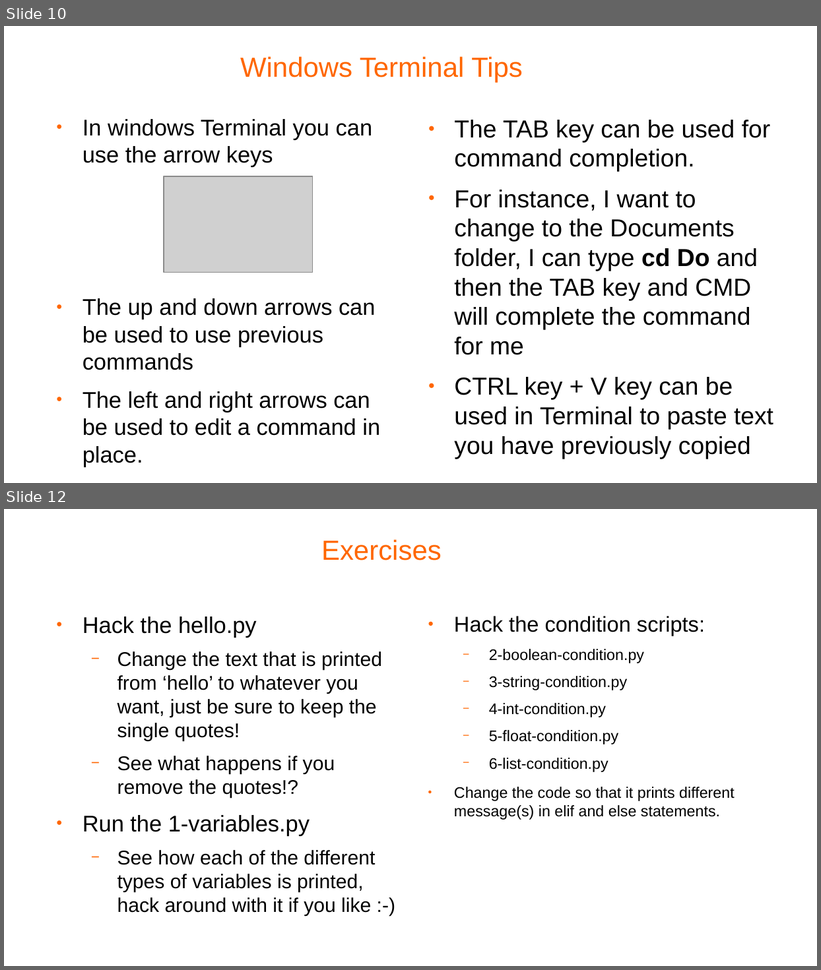
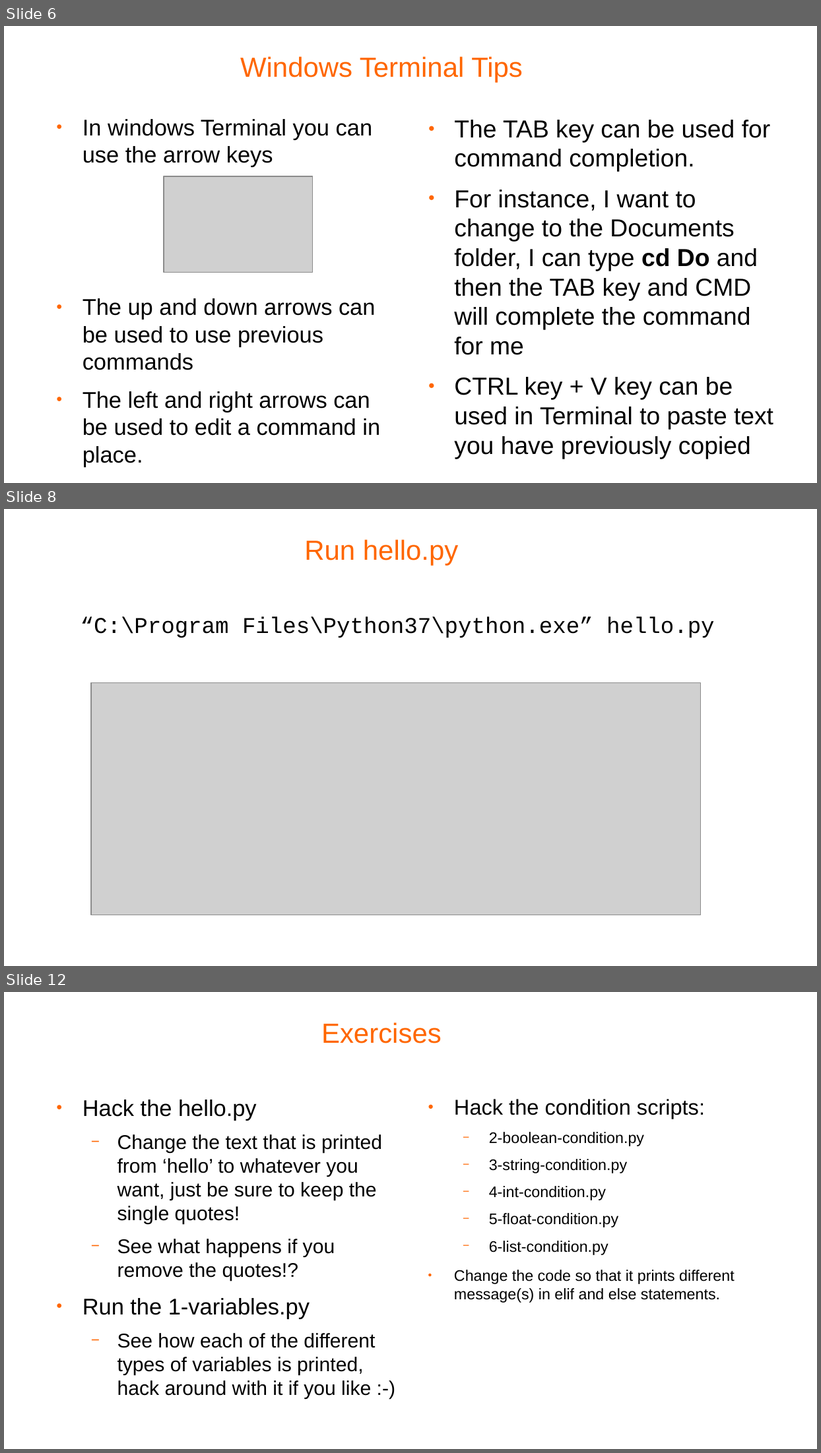
Before and after one commit to pellcorp/coding, a slide deck: docs/python-coding.odp. Shown one above the other, each under a label of ours: slides 10 and 12 before the commit, slides 6, 8 and 12 after it; the slides between them are not shown. The pictures are 821x970 and 821x1453 pixels, drawn with LibreOffice and Linux fonts; fonts in the diff are those of the drawing; grey boxes stand for pictures; background and template pictures are left out. Boxes give left, top, right and bottom in pixels: in the first picture for what was removed or moved away, otherwise in the second. Text is boxed around its words. In the diff, an @@ line names an element or a change of style, - is before the commit and + after.

```diff
--- a/docs/python-coding.odp
+++ b/docs/python-coding.odp
@@ slide 8 added at bbox=[4, 509, 817, 966], background #FFFFFF @@
@@ title added at bbox=[304, 539, 458, 565], 27 pt, text #FF6600 @@
+Run hello.py
@@ text added at bbox=[81, 617, 715, 638], 22 pt, text #000000 @@
+“C:\Program Files\Python37\python.exe” hello.py
@@ picture added at bbox=[91, 683, 701, 916] @@
@@ what was slide 10 is now slide 6 @@
```
Also in this commit, not shown: 4 slides changed, 1 slide removed, 3 other files.
